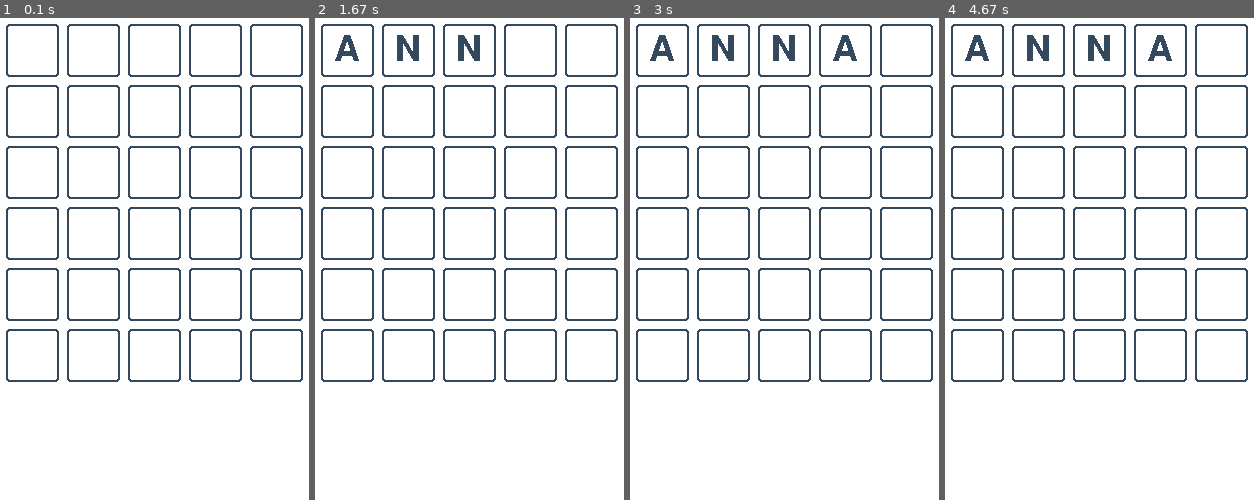
Above: before the commit, frames 1-4 (left to right).
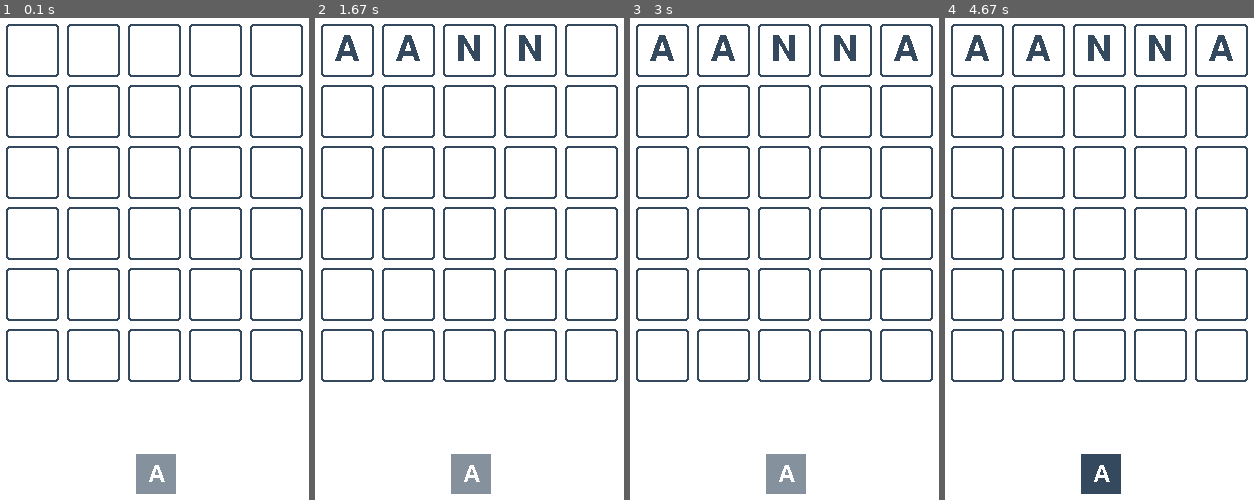
Above: after the commit, the same moments.

Repository: Julka235/Wordle-Project
Game: pygame game, started from main.py
Same seed, same stepped clock (60 frames per second), same inputs: the game is played once before the commit and once after it.
Inputs (mouse positions are in pixels of both pictures, inside the frame that each line leads up to):
- Up to frame 1 (0.1 s): no input
- Up to frame 2 (1.67 s): click (469, 475) at 0.38 s, where only the run after the commit has a clickable "A"; type "ann" at 0.67 s; tap Enter at 1 s; click (315, 181) at 1.27 s
- Up to frame 3 (3 s): type "a" at 2.65 s; tap Enter at 2.78 s
- Up to frame 4 (4.67 s): click (1105, 480) at 3.25 s, where only the run after the commit has a clickable "A"; click (1031, 148) at 3.58 s; click (1105, 480) at 4.42 s, where only the run after the commit has a clickable "A"

The runs differ from the first frame. In frame 1, 1.0% of the frame differs, in the area x 44-57%, y 90-99%; in frame 2, 1.5%; in frame 3, 1.6%, in the area x 26-94%, y 3-99%; in frame 4, 1.6%.

Commit message:
added button for letter A

Diff:
--- a/main.py
+++ b/main.py
@@ -75,6 +75,20 @@
                 x += BOX_SIZE + BOX_MARGIN
             y += BOX_SIZE + BOX_MARGIN
 
+        # button hopefully
+        x = 230
+        y = 480
+        letter = SOLUTION_FONT.render('A', False, WHITE)
+        surface = letter.get_rect(center=(250, 500))
+        button = pygame.Rect(x, y, 40, 40)
+        x, y = pygame.mouse.get_pos()
+        if button.x <= x <= button.x + 50 and button.y <= y <= button.y + 50:
+            pygame.draw.rect(screen, DARK, button)
+        else:
+            pygame.draw.rect(screen, GRAY, button)
+        screen.blit(letter, surface)
+
+        # display answer if failed to guess
         if len(guessed_words) == TRIES and guessed_words[TRIES-1] != guessword:
             game_status = True
             center_value = (250, 550)
@@ -84,6 +98,9 @@
             # close the window
             if event.type == pygame.QUIT:
                 showing = False
+            elif event.type == pygame.MOUSEBUTTONDOWN:
+                if button.collidepoint(event.pos):
+                    input += 'A'
 
             elif event.type == pygame.KEYDOWN:
                 # press enter to enter guess
@@ -103,7 +120,9 @@
                     if letter.isalpha():
                         input += event.unicode.upper()
 
-        pygame.display.flip()
+        pygame.display.update()
+
+    pygame.quit()
 
 
 if __name__ == '__main__':
